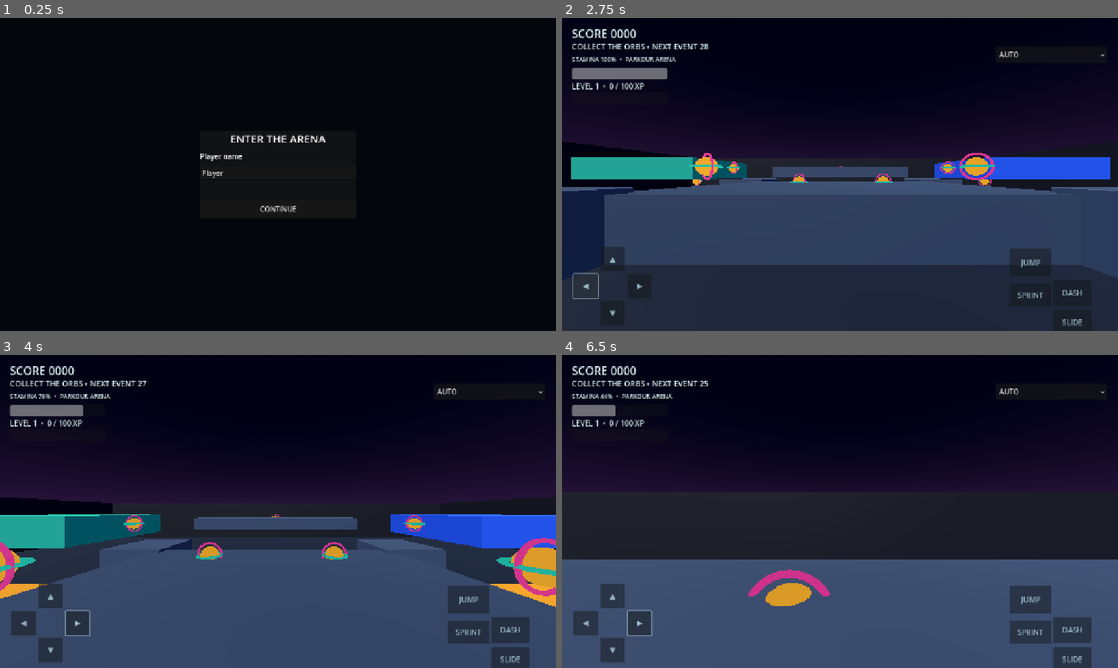
Above: before the commit, frames 1-4 (two rows, left to right).
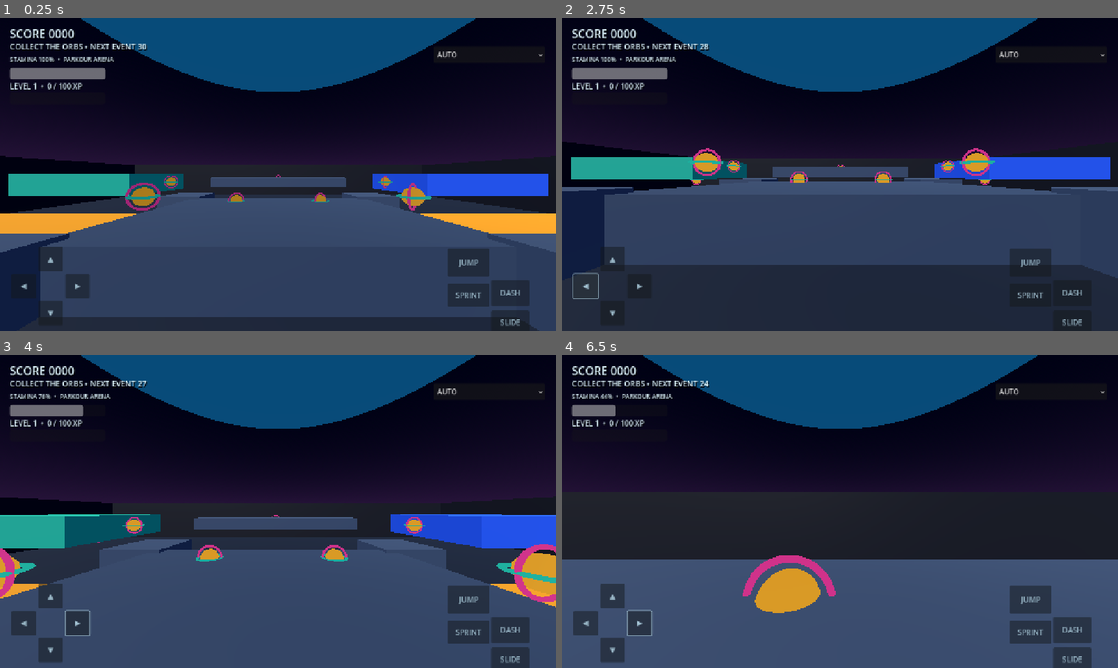
Above: after the commit, the same moments.

Repository: cemilocaq-star/Game
Game: Godot game, scene res://main.tscn
Same seed, same stepped clock (60 frames per second), same inputs: the game is played once before the commit and once after it.
Inputs (mouse positions are in pixels of both pictures, inside the frame that each line leads up to):
- Up to frame 1 (0.25 s): no input
- Up to frame 2 (2.75 s): click (840, 208) at 0.5 s, where only the run before the commit has a clickable "CONTINUE"; click "AUTO" at 1.25 s; click "◀" at 2 s
- Up to frame 3 (4 s): click "▶" at 2.75 s; tap Enter at 3.5 s; move the mouse to (305, 511) at 3.52 s; hold W (move_forward) from 3.53 s (still down); tap Q (dash) at 3.6 s; tap Space (jump) at 3.77 s
- Up to frame 4 (6.5 s): keep holding W (move_forward); move the mouse to (812, 511) at 4.27 s; tap Ctrl (slide) at 4.35 s; tap Space (jump) at 4.52, 6.02 s; move the mouse to (851, 505) at 5.02 s; hold Shift (sprint) 5.03-5.78 s; move the mouse to (834, 517) at 5.77 s; tap Q (dash) at 5.85 s

The runs differ from the first frame. In frame 1, 69% of the frame differs, in the area x 0-100%, y 0-100%; in frame 2, 12%; in frame 3, 13%; in frame 4, 12%.
Error before the commit: Invalid call. Nonexistent function 'update_performance' in base 'Nil'. (res://scripts/main.gd:156)
Error after the commit: Parse Error: Could not resolve external class member "tr". (res://scripts/oxenwar_menu.gd:34)

Commit message:
Build OxenWar identity, Supabase social features and free customization

Diff:
--- a/project.godot
+++ b/project.godot
@@ -1,12 +1,12 @@
 ; Engine configuration file.
-; PROJECT UNKNOWN - Godot migration prototype
+; OXENWAR - Godot game
 config_version=5
 
 [application]
-config/name="Project Unknown: Arcade Parkour"
+config/name="OxenWar"
 run/main_scene="res://main.tscn"
 config/features=PackedStringArray("4.4", "GL Compatibility")
-config/description="Cross-platform arcade parkour prototype migrated from Unreal Engine source."
+config/description="OxenWar: free-to-play cross-platform parkour arena with accounts, friends and free character cosmetics."
 
 [display]
 window/size/viewport_width=1280
--- a/scripts/main.gd
+++ b/scripts/main.gd
@@ -1,10 +1,12 @@
 extends Node3D
 
 const PLAYER_SCRIPT = preload("res://scripts/player.gd")
-const ADMIN_PLAYER_NAME := "FixerPly"
-const ADMIN_CODE_SHA256 := "735441830457f2280da8f91397f367b729451573e2cb6ce14846ed7a40da708c"
+const BACKEND_SCRIPT = preload("res://scripts/oxenwar_supabase.gd")
+const MENU_SCRIPT = preload("res://scripts/oxenwar_menu.gd")
 var local_player_name := "Player"
 var local_admin_authorized := false
+var player_profile: Dictionary = {}
+var backend: Node
 const ROUND_SECONDS := 300.0
 const EVENT_INTERVAL := 30.0
 const EVENT_DURATION := 12.0
@@ -65,90 +67,32 @@
 	_build_hud()
 	_build_collectibles()
 	_update_hud()
+	var heartbeat := Timer.new()
+	heartbeat.name = "OnlinePresenceHeartbeat"
+	heartbeat.wait_time = 30.0
+	heartbeat.autostart = true
+	heartbeat.timeout.connect(_send_presence_heartbeat)
+	add_child(heartbeat)
+	_send_presence_heartbeat()
 
 func _request_player_identity() -> void:
-	var login_layer := CanvasLayer.new()
-	login_layer.name = "PlayerIdentityPrompt"
-	add_child(login_layer)
-	var backdrop := ColorRect.new()
-	backdrop.color = Color(0.015, 0.025, 0.055, 0.97)
-	backdrop.set_anchors_and_offsets_preset(Control.PRESET_FULL_RECT)
-	login_layer.add_child(backdrop)
-
-	var center := CenterContainer.new()
-	center.set_anchors_and_offsets_preset(Control.PRESET_FULL_RECT)
-	backdrop.add_child(center)
-	var panel := PanelContainer.new()
-	panel.custom_minimum_size = Vector2(360, 0)
-	center.add_child(panel)
-	var column := VBoxContainer.new()
-	column.add_theme_constant_override("separation", 12)
-	panel.add_child(column)
-
-	var title := Label.new()
-	title.text = "ENTER THE ARENA"
-	title.horizontal_alignment = HORIZONTAL_ALIGNMENT_CENTER
-	title.add_theme_font_size_override("font_size", 25)
-	column.add_child(title)
-	var name_label := Label.new()
-	name_label.text = "Player name"
-	column.add_child(name_label)
-	var name_input := LineEdit.new()
-	name_input.placeholder_text = "Enter a player name"
-	name_input.text = "Player"
-	name_input.max_length = 24
-	column.add_child(name_input)
-
-	var code_label := Label.new()
-	code_label.text = "FixerPly admin code"
-	code_label.visible = false
-	column.add_child(code_label)
-	var code_input := LineEdit.new()
-	code_input.placeholder_text = "Enter admin code"
-	code_input.secret = true
-	code_input.max_length = 64
-	code_input.visible = false
-	column.add_child(code_input)
-	var error_label := Label.new()
-	error_label.add_theme_color_override("font_color", Color(1.0, 0.35, 0.35))
-	error_label.autowrap_mode = TextServer.AUTOWRAP_WORD_SMART
-	column.add_child(error_label)
-	var continue_button := Button.new()
-	continue_button.text = "CONTINUE"
-	continue_button.custom_minimum_size = Vector2(0, 42)
-	column.add_child(continue_button)
-
-	name_input.text_changed.connect(func(value: String) -> void:
-		var wants_admin := value.strip_edges() == ADMIN_PLAYER_NAME
-		code_label.visible = wants_admin
-		code_input.visible = wants_admin
-		if not wants_admin:
-			code_input.clear()
-			error_label.text = ""
-	)
-	name_input.text_submitted.connect(func(_value: String) -> void:
-		continue_button.emit_signal("pressed")
-	)
-	code_input.text_submitted.connect(func(_value: String) -> void:
-		continue_button.emit_signal("pressed")
-	)
-
-	while true:
-		await continue_button.pressed
-		var entered_name := name_input.text.strip_edges()
-		if entered_name.is_empty():
-			error_label.text = "Please enter a player name."
-			continue
-		local_player_name = entered_name
-		local_admin_authorized = false
-		if entered_name == ADMIN_PLAYER_NAME:
-			if code_input.text.sha256_text() != ADMIN_CODE_SHA256:
-				error_label.text = "Incorrect admin code. Try again or choose another name."
-				code_input.clear()
-				continue
-			local_admin_authorized = true
-		break
-	login_layer.queue_free()
+	backend = BACKEND_SCRIPT.new()
+	backend.name = "OxenWarBackend"
+	add_child(backend)
+	var restored: Dictionary = await backend.restore_session()
+	var menu = MENU_SCRIPT.new()
+	menu.name = "OxenWarMainMenu"
+	add_child(menu)
+	await menu.configure(backend, restored)
+	var identity: Dictionary = await menu.play_requested
+	local_player_name = str(identity.get("display_name", "Player"))
+	player_profile = identity.get("profile", {})
+	local_admin_authorized = bool(identity.get("is_admin", false))
+	menu.queue_free()
+
+func _send_presence_heartbeat() -> void:
+	if is_instance_valid(backend) and not str(backend.user_id).is_empty():
+		await backend.update_presence()
 
 func _process(delta: float) -> void:
 	if _round_finished:
@@ -268,7 +212,17 @@
 	player = PLAYER_SCRIPT.new()
 	player.name = "LocalPlayer"
 	player.player_name = local_player_name
-	player.is_admin = local_admin_authorized and player.player_name == ADMIN_PLAYER_NAME
+	var color_id := str(player_profile.get("avatar_color_id", "color_cyan"))
+	var color_map := {
+		"color_cyan": Color("#27D7E7"),
+		"color_violet": Color("#9B70FF"),
+		"color_orange": Color("#FF9B42"),
+		"color_lime": Color("#A7E34B")
+	}
+	player.cosmetic_color = color_map.get(color_id, Color("#27D7E7"))
+	player.cosmetic_outfit = str(player_profile.get("outfit_id", "outfit_default"))
+	player.cosmetic_accessory = str(player_profile.get("accessory_id", "accessory_cap"))
+	player.is_admin = local_admin_authorized
 	admin_available = player.is_admin
 	player.position = Vector3(0, 1.5, 6)
 	player.collected.connect(_on_collected)
--- a/scripts/oxenwar_menu.gd
+++ b/scripts/oxenwar_menu.gd
@@ -71,7 +71,9 @@
 	tagline.add_theme_color_override("font_color", MUTED)
 	tagline.size_flags_vertical = Control.SIZE_SHRINK_CENTER
 	header.add_child(tagline)
-	header.add_spacer()
+	var header_spacer := Control.new()
+	header_spacer.size_flags_horizontal = Control.SIZE_EXPAND_FILL
+	header.add_child(header_spacer)
 	var language := OptionButton.new()
 	for item in [["AZ","az"],["EN","en"],["TR","tr"],["RU","ru"]]:
 		language.add_item(item[0])
@@ -323,8 +325,24 @@
 	content.add_child(friends_title)
 	var friends: Dictionary = await backend.get_friends()
 	if friends.get("ok", false):
-		for friend in friends.get("data", []):
-			content.add_child(_label(str(friend.get("username", "Player")) + "  •  " + str(friend.get("display_name", ""))))
+		var friend_rows: Array = friends.get("data", [])
+		var friend_ids := PackedStringArray()
+		for friend in friend_rows:
+			friend_ids.append(str(friend.get("id", "")))
+		var presence_result: Dictionary = await backend.get_friend_presence(friend_ids)
+		var presence_by_id := {}
+		if presence_result.get("ok", false):
+			for presence in presence_result.get("data", []):
+				presence_by_id[str(presence.get("user_id"))] = str(presence.get("last_seen_at", ""))
+		for friend in friend_rows:
+			var friend_id := str(friend.get("id", ""))
+			var last_seen := str(presence_by_id.get(friend_id, ""))
+			var online := false
+			if not last_seen.is_empty():
+				var last_seen_unix := Time.get_unix_time_from_datetime_string(last_seen)
+				online = int(Time.get_unix_time_from_system()) - last_seen_unix <= 90
+			var status_text := _t("online") if online else _t("offline")
+			content.add_child(_label(str(friend.get("username", "Player")) + "  •  " + status_text))
 		if friends.get("data", []).is_empty():
 			content.add_child(_label(_t("no_results")))
 	else:
@@ -355,8 +373,10 @@
 	content.add_child(_large_label(_t("character") + "  •  " + _t("free")))
 	var color_option := OptionButton.new()
 	var outfit_option := OptionButton.new()
+	var accessory_option := OptionButton.new()
 	var color_items: Array = []
 	var outfit_items: Array = []
+	var accessory_items: Array = []
 	var unlocked := {}
 	for item in cosmetics.get("inventory", []):
 		unlocked[str(item.get("cosmetic_id"))] = true
@@ -367,17 +387,24 @@
 			color_items.append(item)
 		elif str(item.get("slot")) == "outfit":
 			outfit_items.append(item)
+		elif str(item.get("slot")) == "accessory":
+			accessory_items.append(item)
 	for item in color_items:
 		color_option.add_item(str(item.get("name_key")).replace("cosmetic.color.", "").capitalize())
 		color_option.set_item_metadata(color_option.item_count - 1, str(item.get("id")))
 	for item in outfit_items:
 		outfit_option.add_item(str(item.get("name_key")).replace("cosmetic.outfit.", "").capitalize())
 		outfit_option.set_item_metadata(outfit_option.item_count - 1, str(item.get("id")))
+	for item in accessory_items:
+		accessory_option.add_item(str(item.get("name_key")).replace("cosmetic.accessory.", "").capitalize())
+		accessory_option.set_item_metadata(accessory_option.item_count - 1, str(item.get("id")))
 	content.add_child(_label(_t("choose_color")))
 	content.add_child(color_option)
 	content.add_child(_label(_t("choose_outfit")))
 	content.add_child(outfit_option)
-	if color_items.is_empty() or outfit_items.is_empty():
+	content.add_child(_label("Accessory"))
+	content.add_child(accessory_option)
+	if color_items.is_empty() or outfit_items.is_empty() or accessory_items.is_empty():
 		content.add_child(_label("Free cosmetics will appear after your account has unlocked its starter inventory."))
 		return
 	for i in color_items.size():
@@ -386,11 +413,15 @@
 	for i in outfit_items.size():
 		if str(outfit_items[i].get("id")) == str(profile.get("outfit_id", "")):
 			outfit_option.select(i)
+	for i in accessory_items.size():
+		if str(accessory_items[i].get("id")) == str(profile.get("accessory_id", "")):
+			accessory_option.select(i)
 	var save := _button(_t("save"), true)
 	save.pressed.connect(func():
 		var saved: Dictionary = await backend.update_profile({
 			"avatar_color_id": str(color_option.get_item_metadata(color_option.selected)),
-			"outfit_id": str(outfit_option.get_item_metadata(outfit_option.selected))
+			"outfit_id": str(outfit_option.get_item_metadata(outfit_option.selected)),
+			"accessory_id": str(accessory_option.get_item_metadata(accessory_option.selected))
 		})
 		if saved.get("ok", false):
 			profile = await backend.get_profile()
--- a/scripts/oxenwar_supabase.gd
+++ b/scripts/oxenwar_supabase.gd
@@ -101,8 +101,10 @@
 	return true
 
 func _request(method: int, path: String, payload: Variant = null, authenticated: bool = false, extra_headers: PackedStringArray = PackedStringArray()) -> Dictionary:
-	if authenticated and not await _ensure_session():
-		return {"ok": false, "message": "Please sign in again."}
+	if authenticated:
+		var valid_session: bool = await _ensure_session()
+		if not valid_session:
+			return {"ok": false, "message": "Please sign in again."}
 	var request_node := HTTPRequest.new()
 	request_node.timeout = 25.0
 	add_child(request_node)
@@ -141,7 +143,7 @@
 	if not await _ensure_session():
 		return {}
 	var result := await _request(HTTPClient.METHOD_GET,
-		"/rest/v1/profiles?select=id,username,display_name,locale,avatar_color_id,outfit_id&id=eq.%s&limit=1" % user_id, null, true)
+		"/rest/v1/profiles?select=id,username,display_name,locale,avatar_color_id,outfit_id,accessory_id&id=eq.%s&limit=1" % user_id, null, true)
 	if not result.get("ok", false):
 		return {}
 	var rows: Array = result.get("data", [])
@@ -218,3 +220,18 @@
 		"/rest/v1/online_presence?on_conflict=user_id",
 		{"user_id": user_id, "last_seen_at": Time.get_datetime_string_from_system(true)},
 		true, PackedStringArray(["Prefer: resolution=merge-duplicates,return=minimal"]))
+
+func get_profile_by_id(profile_id: String) -> Dictionary:
+	var result := await _request(HTTPClient.METHOD_GET,
+		"/rest/v1/profiles?select=id,username,display_name&id=eq.%s&limit=1" % profile_id, null, true)
+	if not result.get("ok", false):
+		return {}
+	var rows: Array = result.get("data", [])
+	return rows[0] if not rows.is_empty() else {}
+
+func get_friend_presence(friend_ids: PackedStringArray) -> Dictionary:
+	if friend_ids.is_empty():
+		return {"ok": true, "data": []}
+	return await _request(HTTPClient.METHOD_GET,
+		"/rest/v1/online_presence?select=user_id,last_seen_at&user_id=in.(%s)" % ",".join(friend_ids),
+		null, true)
--- a/scripts/player.gd
+++ b/scripts/player.gd
@@ -36,6 +36,9 @@
 var _coyote_left := 0.0
 var _is_sliding := false
 var player_name := "Player"
+var cosmetic_color := Color("#27D7E7")
+var cosmetic_outfit := "outfit_default"
+var cosmetic_accessory := "accessory_cap"
 var is_admin := false
 var admin_fly_enabled := false
 var admin_god_mode := false
@@ -61,7 +64,16 @@
 	body.radius = 0.38
 	body.height = 1.8
 	_body_mesh.mesh = body
-	_body_mesh.material_override = _material(Color(0.12, 0.78, 0.68))
+	_body_mesh.material_override = _material(cosmetic_color)
+	if cosmetic_outfit == "outfit_neon":
+		var neon_material := _material(cosmetic_color)
+		neon_material.emission_enabled = true
+		neon_material.emission = cosmetic_color
+		neon_material.emission_energy_multiplier = 0.45
+		_body_mesh.material_override = neon_material
+	elif cosmetic_outfit == "outfit_runner":
+		_body_mesh.scale = Vector3(0.94, 1.0, 0.94)
+	_add_selected_accessory()
 	_body_mesh.position.y = 0.9
 	add_child(_body_mesh)
 
@@ -77,6 +89,40 @@
 		halo.scale = Vector3.ONE * 0.003
 		halo.position = Vector3(0, 2.0, 0)
 		add_child(halo)
+
+func _add_selected_accessory() -> void:
+	var accessory_root := Node3D.new()
+	accessory_root.name = "FreeCosmeticAccessory"
+	accessory_root.position.y = 1.72
+	add_child(accessory_root)
+	if cosmetic_accessory == "accessory_cap":
+		var cap := MeshInstance3D.new()
+		var cap_mesh := SphereMesh.new()
+		cap_mesh.radius = 0.24
+		cap_mesh.height = 0.18
+		cap.mesh = cap_mesh
+		cap.position.y = 0.08
+		cap.material_override = _material(cosmetic_color.lightened(0.25))
+		accessory_root.add_child(cap)
+		var brim := MeshInstance3D.new()
+		var brim_mesh := CylinderMesh.new()
+		brim_mesh.top_radius = 0.22
+		brim_mesh.bottom_radius = 0.22
+		brim_mesh.height = 0.035
+		brim.mesh = brim_mesh
+		brim.position = Vector3(0, 0.015, -0.12)
+		brim.material_override = _material(cosmetic_color.darkened(0.2))
+		accessory_root.add_child(brim)
+	elif cosmetic_accessory == "accessory_headphones":
+		for side in [-1.0, 1.0]:
+			var ear := MeshInstance3D.new()
+			var ear_mesh := SphereMesh.new()
+			ear_mesh.radius = 0.105
+			ear_mesh.height = 0.22
+			ear.mesh = ear_mesh
+			ear.position = Vector3(side * 0.31, -0.02, 0)
+			ear.material_override = _material(cosmetic_color)
+			accessory_root.add_child(ear)
 
 func _physics_process(delta: float) -> void:
 	if admin_fly_enabled:
Not shown, changed: export_presets.cfg
Not shown, added: supabase/migrations/20261109120000_oxenwar_social_foundation.sql
Not shown, added: supabase/migrations/20261109120500_oxenwar_permissions_hardening.sql
Not shown, added: supabase/migrations/20261109121000_oxenwar_accessories.sql
